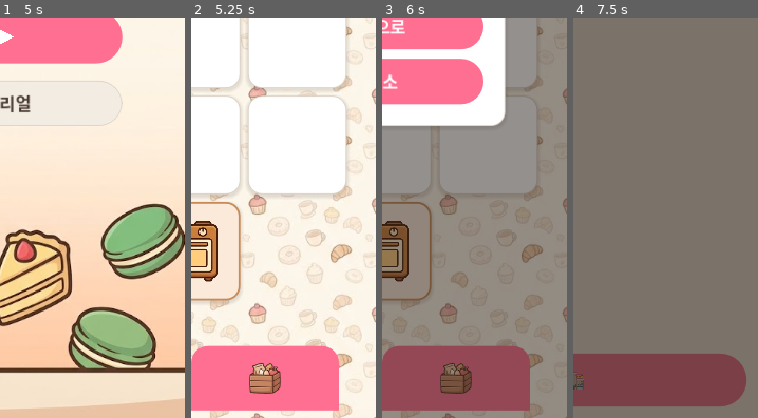
Above: before the commit, frames 1-4 (left to right).
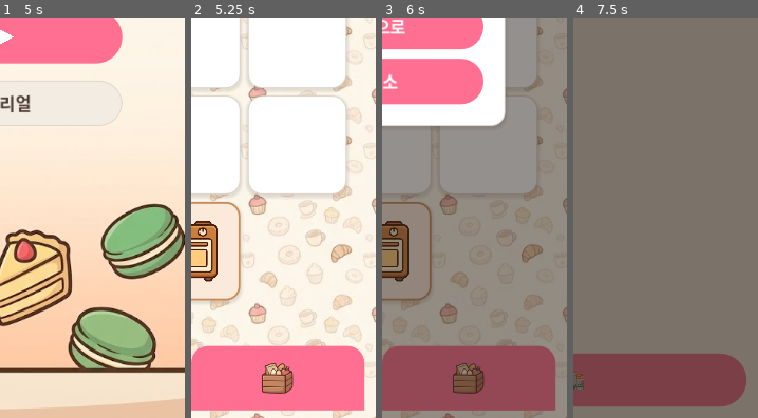
Above: after the commit, the same moments.

Repository: yellyB/game-slot-kitchen
Game: Godot game, scene res://scenes/Main.tscn
Two runs of this game, one before a commit and one after it. Both use one fixed random seed, a clock stepped at 60 frames per second and the inputs below. Sound files missing from this copy of the repository are replaced by a short silence.
Inputs (mouse positions are % of the whole screen's width and height, from its top left; square brackets give the same spot before the commit, where the layout moved):
- Up to frame 1 (5 s): click (11, 5) at 0.5 s; click "돈+10만" at 1.25 s; click "돈-5만" at 2 s; click "손님내보냄" at 2.75 s; click (10, 95) at 3.52 s; click (73, 95) [70, 95] at 4.25 s
- Up to frame 2 (5.25 s): click (50, 52) at 5.02 s
- Up to frame 3 (6 s): click (11, 5) at 5.75 s
- Up to frame 4 (7.5 s): click "홈으로" at 6.5 s; click "튜토리얼" at 7.25 s
The pictures show only the part of the screen within x 50-100%, y 50-100%; the shares and areas given below are measured in that part.

Frame 1 is identical in both runs. In frame 2, 3.8% of the frame differs, in the area x 31-95%, y 81-99%; in frame 3, 3.4%; in frame 4, nothing differs.

Commit message:
수정: shake_slots 복원(직전 커밋서 실수로 Toast로 되돌린 것) + 딸려온 디버그 프로브 제거
Co-Authored-By: Claude Opus 4.8 (1M context) <noreply@anthropic.com>

Diff:
--- a/scripts/main.gd
+++ b/scripts/main.gd
@@ -117,16 +117,6 @@
   _title.start_pressed.connect(_start_game)
   _title.tutorial_pressed.connect(_start_tutorial)
   add_child(_title)
-
-  if "--shotshop2" in OS.get_cmdline_user_args():
-    _start_game()
-    for _i in 10:
-      await get_tree().process_frame
-    _open_shop()
-    for _i in 20:
-      await get_tree().process_frame
-    get_viewport().get_texture().get_image().save_png("res://_titleshot.png")
-    get_tree().quit()
 
   # 개발용 테스트 하니스 (릴리스엔 영향 없음): godot4 ... -- --test
   if OS.is_debug_build() and "--test" in OS.get_cmdline_user_args():
@@ -371,11 +361,12 @@
   var b := Button.new()
   _warehouse_btn = b
   b.anchor_left = 0.5
-  b.anchor_right = 0.9
+  b.anchor_right = 1.0
   b.anchor_top = 1.0
   b.anchor_bottom = 1.0
   b.offset_top = -76
   b.offset_bottom = -8
+  b.offset_right = -12   # 화면 우측 패딩(12)만 남기고 최대한 오른쪽까지
   b.add_theme_stylebox_override("normal", _handle_style(Palette.MAIN))
   b.add_theme_stylebox_override("hover", _handle_style(Palette.MAIN.lightened(0.08)))
   b.add_theme_stylebox_override("pressed", _handle_style(Palette.MAIN.darkened(0.1)))
@@ -525,12 +516,12 @@
 func _on_confirm_order(customer: Customer) -> void:
   # 주문 상한 — 나머지 슬롯은 재료/완성품(조리 공간)용으로 남김.
   if _board.slot_counts()["orders"] >= Config.MAX_ORDERS:
-    Toast.show_msg(self, Loc.t("orders_full"))
+    _board.shake_slots()     # 주문 꽉 참 — 슬롯 좌우 흔들림(토스트 대체)
     Audio.play("disabled")   # 더 못 받음(불가)
     return
   var slot := _board.first_empty_slot()
   if slot == null:
-    Toast.show_msg(self, Loc.t("no_empty_slot"))
+    _board.shake_slots()     # 빈 칸 없음 — 슬롯 좌우 흔들림(토스트 대체)
     Audio.play("disabled")   # 더 못 받음(불가)
     return
   var rid := customer.recipe_id
